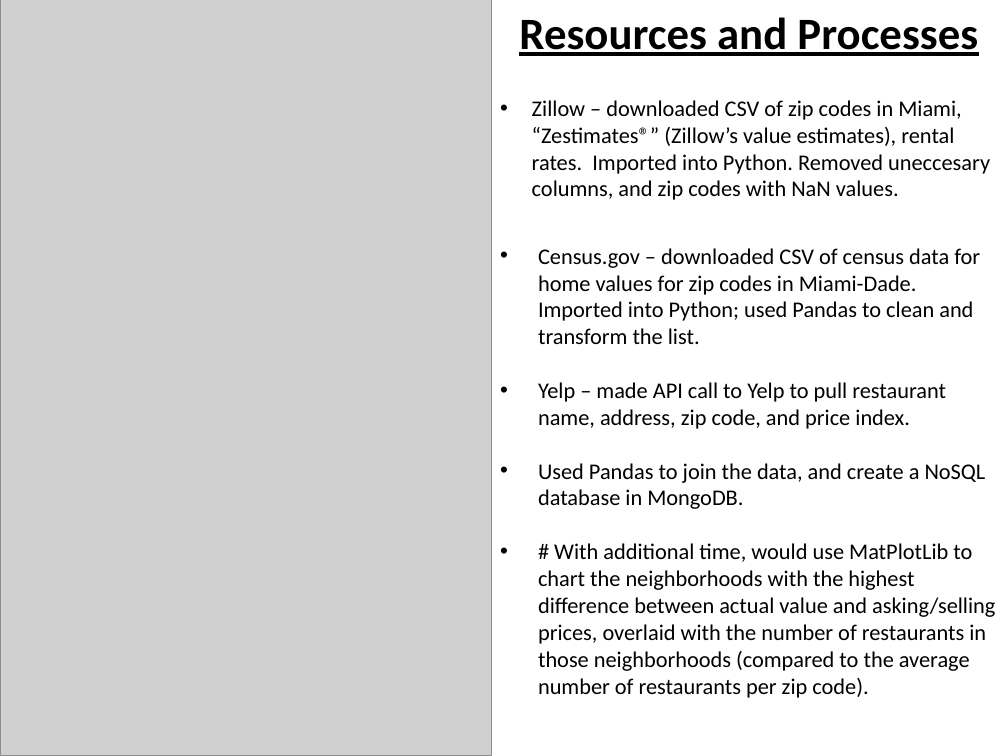
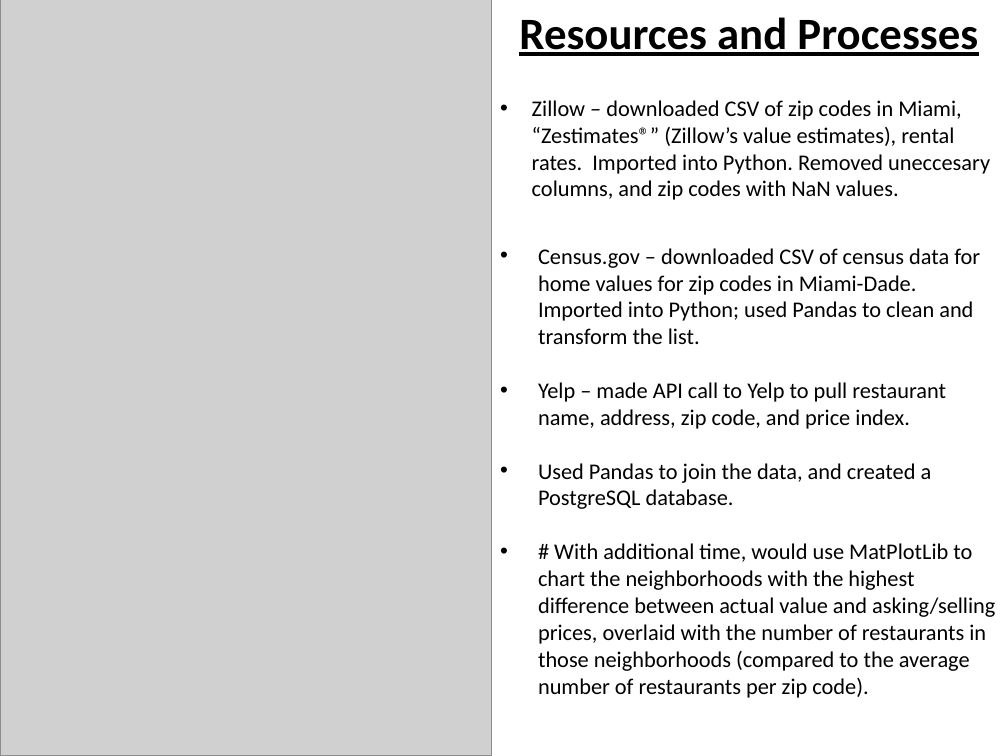
Before and after one commit to abrahambenaim/ETL-Project, a slide deck: slide 4 of ETL Project - CHAMPS.pptx. Drawn at 1008x756 pixels with LibreOffice and Linux fonts; fonts in the diff are those of the drawing; grey boxes stand for pictures. Boxes give left, top, right and bottom in pixels: in the first picture for what was removed or moved away, otherwise in the second. Text is boxed around its words. In the diff, an @@ line names an element or a change of style, - is before the commit and + after.

```diff
--- a/ETL Project - CHAMPS.pptx
+++ b/ETL Project - CHAMPS.pptx
@@ text at bbox=[538, 463, 932, 509]: text changed @@
-• Used Pandas to join the data, and create a NoSQL database in MongoDB.
+• Used Pandas to join the data, and created a PostgreSQL database.
```
Also in this commit, not shown: 3 other slides changed.
